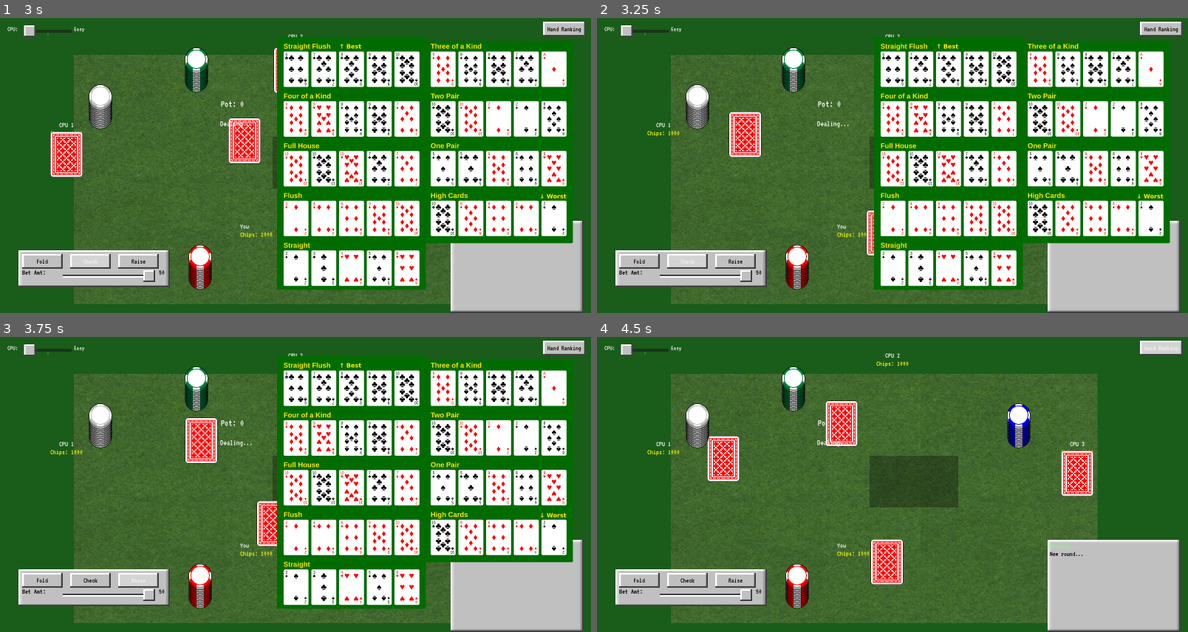
Above: before the commit, frames 1-4 (two rows, left to right).
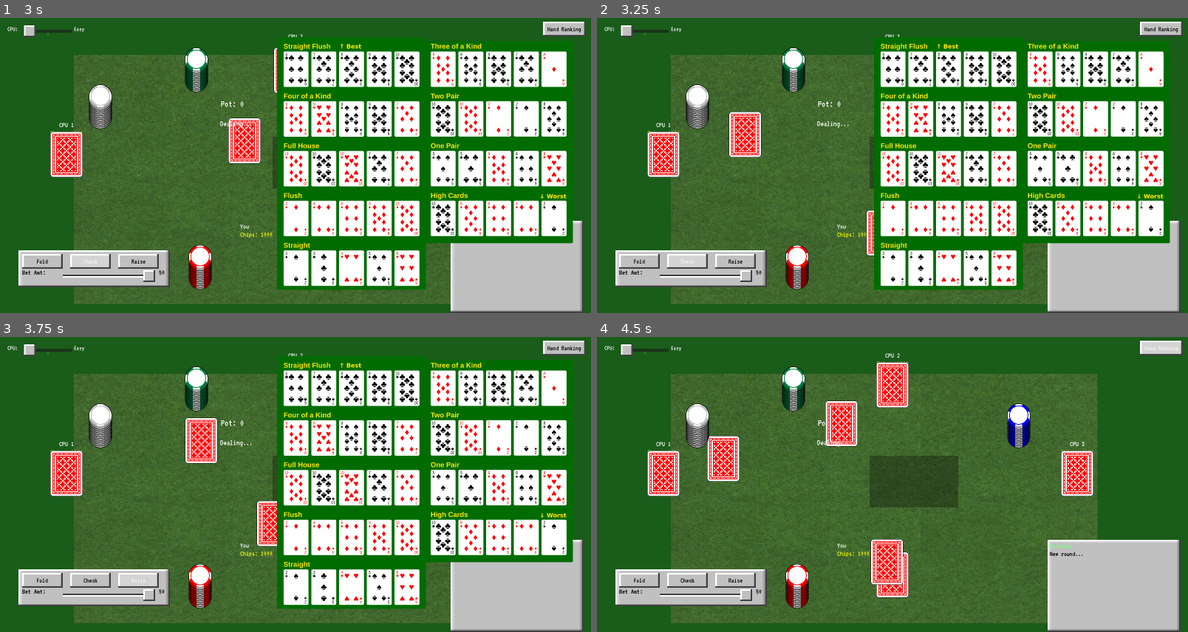
Above: after the commit, the same moments.

Repository: AzureJames/poker-stl
Game: Godot game, scene res://scene/main.tscn
The game is run twice, just before and just after one commit, with the same random seed, the same clock (stepped at 60 frames per second) and the same inputs.
Inputs:
- Up to frame 1 (3 s): click "Play" at 0.5 s; click "Hand Ranking" at 1.25 s; click "Fold" at 2 s; click "Check" at 2.75 s
- Up to frame 2 (3.25 s): no input
- Up to frame 3 (3.75 s): click "Raise" at 3.5 s
- Up to frame 4 (4.5 s): click "Hand Ranking" at 4.25 s

Frame 1 is identical in both runs. In frame 2, 0.9% of the frame differs, in the area x 8-14%, y 38-54%; in frame 3, 0.9%; in frame 4, 2.1%, in the area x 8-84%, y 8-89%.

Commit message:
before test

Diff:
--- a/script/game_manager.gd
+++ b/script/game_manager.gd
@@ -45,6 +45,7 @@
 var steal_choice: int = -1
 
 var deck: Array = []
+var time_scale = 1.0
 
 var pot_label: Label
 var message_label: Label
@@ -572,7 +573,7 @@
 	update_chip_labels()
 	for i in range(NUM_PLAYERS):
 		$ChipManager.setup_player_pile(i, player_chips[i])
-	if RELEASE_MODE: await get_tree().create_timer(0.9).timeout
+	if RELEASE_MODE: await get_tree().create_timer(0.9 * time_scale).timeout
 	play_round()
 
 func _only_one_active() -> bool:
@@ -616,6 +617,7 @@
 	await round_end()
 
 func clear_hands():
+	time_scale = 1.0
 	_announce("New round...")
 	for i in range(NUM_PLAYERS):
 		player_hands[i] = []
@@ -633,7 +635,7 @@
 	for i in range(NUM_PLAYERS):
 		$ChipManager.setup_player_pile(i, player_chips[i])
 	$SoundManager.play_card_shuffle()
-	if RELEASE_MODE: await get_tree().create_timer(0.9).timeout
+	if RELEASE_MODE: await get_tree().create_timer(0.9 * time_scale).timeout
 
 func clear_hand_display(player_idx: int):
 	var container = player_panel[player_idx].hand_container
@@ -647,6 +649,7 @@
 	for i in range(NUM_PLAYERS):
 		if player_chips[i] < 20:
 			player_folded[i] = true
+			if player_is_human[i]: time_scale = 0.5
 			player_panel[i].name_label.add_theme_color_override("font_color", Color.GRAY)
 			update_hand_display(i)
 			$SoundManager.play_card_shove()
@@ -663,7 +666,7 @@
 		$ChipManager.update_player_pile(i, player_chips[i])
 	$ChipManager.update_pot(pot)
 	$SoundManager.play_chips_stack()
-	if RELEASE_MODE: await get_tree().create_timer(1.8).timeout
+	if RELEASE_MODE: await get_tree().create_timer(1.8 * time_scale).timeout
 
 func build_deck():
 	deck = []
@@ -700,20 +703,20 @@
 			var card_data = deck.pop_back()
 			player_hands[i].append(card_data)
 
-			var tr = anim_cards[i]
+			var tr = anim_cards[round * NUM_PLAYERS + i]
 			tr.position = center_pos - Vector2(CARD_W * 0.5, CARD_H * 0.5)
 
 			var tween = create_tween()
 			tween.tween_property(tr, "position", targets[i] - Vector2(CARD_W * 0.5, CARD_H * 0.5), 0.5).set_trans(Tween.TRANS_QUAD).set_ease(Tween.EASE_OUT)
 
 			$SoundManager.play_card_flip()
-			await get_tree().create_timer(0.14).timeout
+			await get_tree().create_timer(0.14 * time_scale).timeout
 
 	for i in range(NUM_PLAYERS):
 		update_hand_display(i)
 
 	_announce("Cards dealt!")
-	if RELEASE_MODE: await get_tree().create_timer(0.3).timeout
+	if RELEASE_MODE: await get_tree().create_timer(0.3 * time_scale).timeout
 
 	for tr in anim_cards:
 		remove_child(tr)
@@ -753,7 +756,7 @@
 	$SoundManager.play_card_place()
 	_announce("Flop: %s" % Globals.card_name(community_cards[idx].suit, community_cards[idx].rank) if community_cards.size() > 0 else "")
 	update_all_displays()
-	if RELEASE_MODE: await get_tree().create_timer(2.1).timeout
+	if RELEASE_MODE: await get_tree().create_timer(2.1 * time_scale).timeout
 
 func betting_round():
 	_announce("Betting round...")
@@ -816,7 +819,7 @@
 
 	pot_label.text = "Pot: %d" % pot
 	_announce("Betting round over")
-	if RELEASE_MODE: await get_tree().create_timer(1.8).timeout
+	if RELEASE_MODE: await get_tree().create_timer(1.8 * time_scale).timeout
 
 func human_betting_turn(player_idx: int, turn_count: int):
 	_announce("Your turn!")
@@ -867,6 +870,7 @@
 			$SoundManager.play_card_shove()
 			$ChipManager.update_player_pile(player_idx, player_chips[player_idx])
 			_announce("You folded")
+			time_scale = 0.5
 		"call":
 			var amount = call_amount
 			player_chips[player_idx] -= amount
@@ -897,6 +901,7 @@
 						$SoundManager.play_card_shove()
 						$ChipManager.update_player_pile(player_idx, player_chips[player_idx])
 						_announce("You folded")
+						time_scale = 0.5
 					"call":
 						var amt = call_amount
 						player_chips[player_idx] -= amt
@@ -911,7 +916,7 @@
 						else: _announce("You called")
 				update_chip_labels()
 				pot_label.text = "Pot: %d" % pot
-				if RELEASE_MODE: await get_tree().create_timer(0.9).timeout
+				if RELEASE_MODE: await get_tree().create_timer(0.9 * time_scale).timeout
 				return
 			player_chips[player_idx] -= total_bet
 			pot += total_bet
@@ -927,7 +932,7 @@
 
 	update_chip_labels()
 	pot_label.text = "Pot: %d" % pot
-	if RELEASE_MODE: await get_tree().create_timer(0.9).timeout
+	if RELEASE_MODE: await get_tree().create_timer(0.9 * time_scale).timeout
 
 func show_action_buttons(show: bool):
 	fold_button.visible = show
@@ -989,7 +994,7 @@
 
 func cpu_betting_turn(player_idx: int, turn_count: int):
 	_announce_quiet("%s is thinking..." % player_names[player_idx])
-	if RELEASE_MODE: await get_tree().create_timer(1.8).timeout
+	if RELEASE_MODE: await get_tree().create_timer(1.8 * time_scale).timeout
 
 	player_ai[player_idx].set_current_player(player_idx)
 	var decision = player_ai[player_idx].get_betting_action(
@@ -1049,7 +1054,7 @@
 
 	update_chip_labels()
 	pot_label.text = "Pot: %d" % pot
-	if RELEASE_MODE: await get_tree().create_timer(0.6).timeout
+	if RELEASE_MODE: await get_tree().create_timer(0.6 * time_scale).timeout
 
 func discard_phase():
 	_announce("Click on any cards you want to replace")
@@ -1066,7 +1071,7 @@
 			cpu_discard(i)
 
 	_announce("Draw phase")
-	if RELEASE_MODE: await get_tree().create_timer(0.9).timeout
+	if RELEASE_MODE: await get_tree().create_timer(0.9 * time_scale).timeout
 
 func human_discard(player_idx: int):
 	_announce("Click your cards to replace them!")
@@ -1126,11 +1131,11 @@
 	update_hand_display(player_idx)
 	$SoundManager.play_card_slide()
 	_announce("Drew %d new cards" % num_discard)
-	if RELEASE_MODE: await get_tree().create_timer(1.9).timeout
+	if RELEASE_MODE: await get_tree().create_timer(1.9 * time_scale).timeout
 
 func cpu_discard(player_idx: int):
 	_announce("%s is discarding..." % player_names[player_idx])
-	if RELEASE_MODE: await get_tree().create_timer(0.8).timeout
+	if RELEASE_MODE: await get_tree().create_timer(0.8 * time_scale).timeout
 
 	var to_discard = player_ai[player_idx].get_discard_indices(player_hands[player_idx])
 
@@ -1154,7 +1159,7 @@
 		_announce("%s kept all cards" % player_names[player_idx])
 
 	update_hand_display(player_idx)
-	if RELEASE_MODE: await get_tree().create_timer(0.9).timeout
+	if RELEASE_MODE: await get_tree().create_timer(0.9 * time_scale).timeout
 
 func _find_steal_target(player_idx: int) -> int:
 	for offset in range(1, NUM_PLAYERS):
@@ -1170,7 +1175,7 @@
 	for i in range(NUM_PLAYERS):
 		update_hand_display(i, true)
 
-	await get_tree().create_timer(0.8).timeout
+	await get_tree().create_timer(0.8 * time_scale).timeout
 
 	var steal_decisions = [-1, -1, -1, -1]
 	var steal_targets = [-1, -1, -1, -1]
@@ -1217,10 +1222,10 @@
 		var card_name = Globals.card_name(info.suit, info.rank)
 		_announce("%s stole %s from %s!" % [player_names[info.stealer], card_name, player_names[info.target]])
 		if !player_is_human[info.stealer]:
-			await get_tree().create_timer(3.0).timeout
+			await get_tree().create_timer(3.0 * time_scale).timeout
 
 	_announce("Steals complete!")
-	await get_tree().create_timer(0.8).timeout
+	await get_tree().create_timer(0.8 * time_scale).timeout
 
 func cpu_choose_steal(player_idx: int, target_idx: int) -> int:
 	return player_ai[player_idx].get_steal_choice(player_hands[player_idx], player_hands[target_idx])
@@ -1268,7 +1273,7 @@
 		var remaining = STEAL_TIMER - elapsed
 		stealtimer_label.text = "Time: %d" % ceil(remaining)
 		overlay_timer.text = "Time: %d" % ceil(remaining)
-		await get_tree().create_timer(0.1).timeout
+		await get_tree().create_timer(0.1 * time_scale).timeout
 		elapsed += 0.1
 
 	if steal_choice < 0:
@@ -1332,7 +1337,7 @@
 
 func showdown_phase():
 	_announce("Showdown!")
-	if RELEASE_MODE: await get_tree().create_timer(1.8).timeout
+	if RELEASE_MODE: await get_tree().create_timer(1.8 * time_scale).timeout
 
 
 	for i in range(NUM_PLAYERS):
@@ -1365,7 +1370,7 @@
 		var result = evaluate_best_hand(all_cards)
 		results.append({player = i, result = result})
 		_announce("%s: %s" % [player_names[i], hand_result_name(result)])
-		if RELEASE_MODE: await get_tree().create_timer(1.8).timeout
+		if RELEASE_MODE: await get_tree().create_timer(1.8 * time_scale).timeout
 
 	results.sort_custom(func(a, b): return compare_hands(a.result, b.result) > 0)
 
